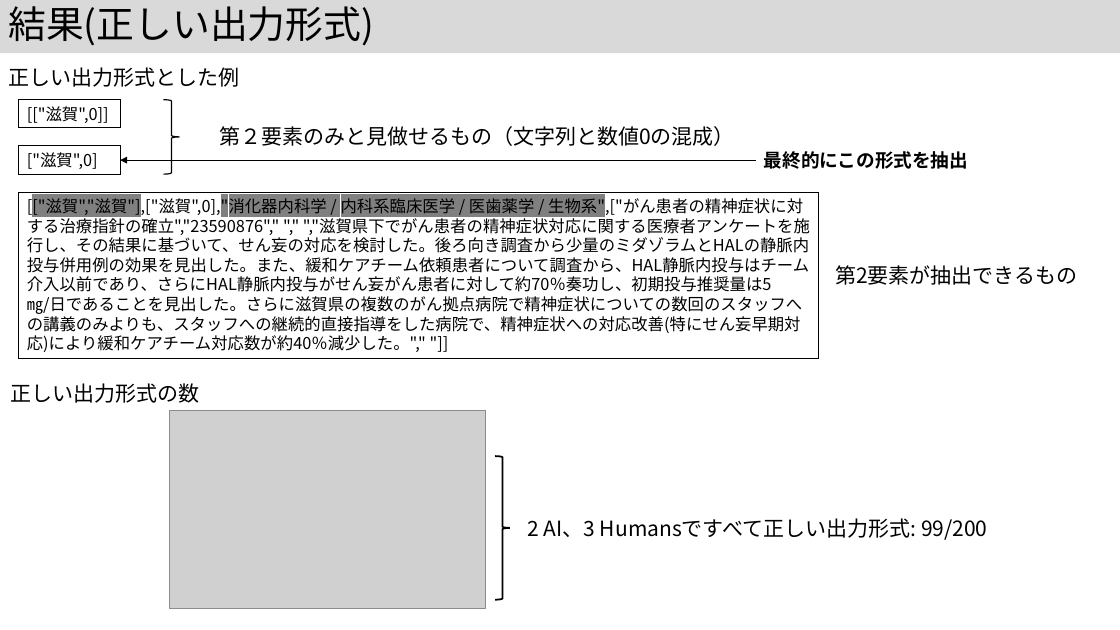
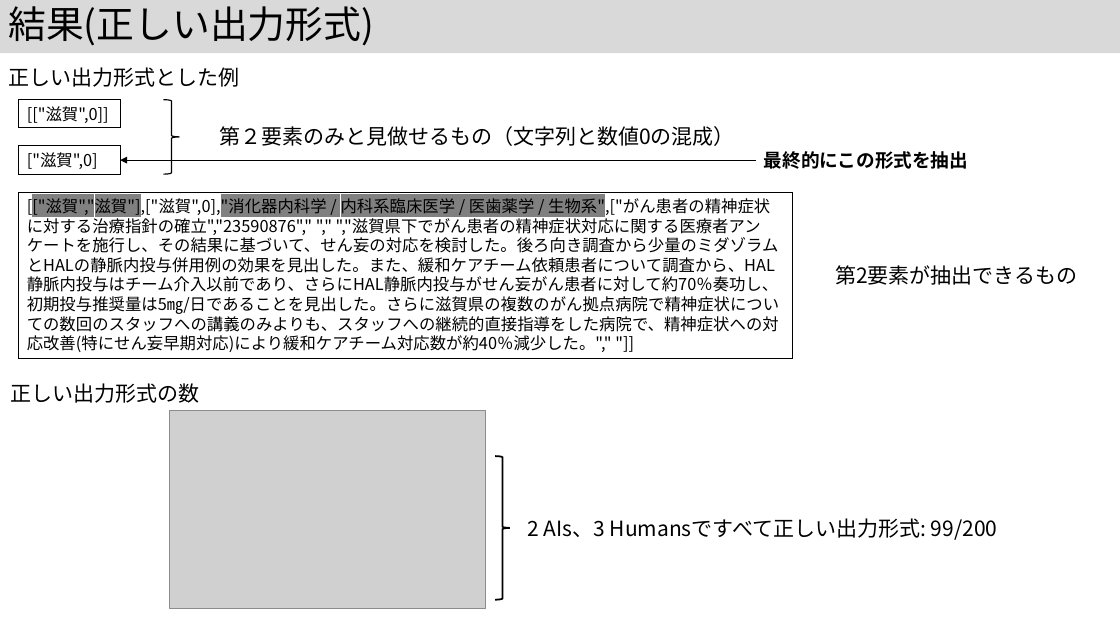
Before and after one commit to kouamano/nihongo-region-name-extract, a slide deck: slide 14 of jsik2026taikai.pptx. Drawn at 1120x630 pixels with LibreOffice and Linux fonts; fonts in the diff are those of the drawing; grey boxes stand for pictures. Boxes give left, top, right and bottom in pixels: in the first picture for what was removed or moved away, otherwise in the second. Text is boxed around its words. In the diff, an @@ line names an element or a change of style, - is before the commit and + after.

```diff
--- a/jsik2026taikai.pptx
+++ b/jsik2026taikai.pptx
@@ rectangle "[["滋賀","滋賀"],["滋賀",0],"消化器内科学 / 内科系臨床医学 / 医歯薬学 ..." resized from (x1=18, y1=192, x2=819, y2=360) to (x1=18, y1=192, x2=793, y2=360) @@
@@ text at (x1=527, y1=518, x2=997, y2=540): text changed @@
-2 AI、3 Humansですべて正しい出力形式: 99/200
+2 AIs、3 Humansですべて正しい出力形式: 99/200
```
Also in this commit, not shown: 6 other slides changed.
